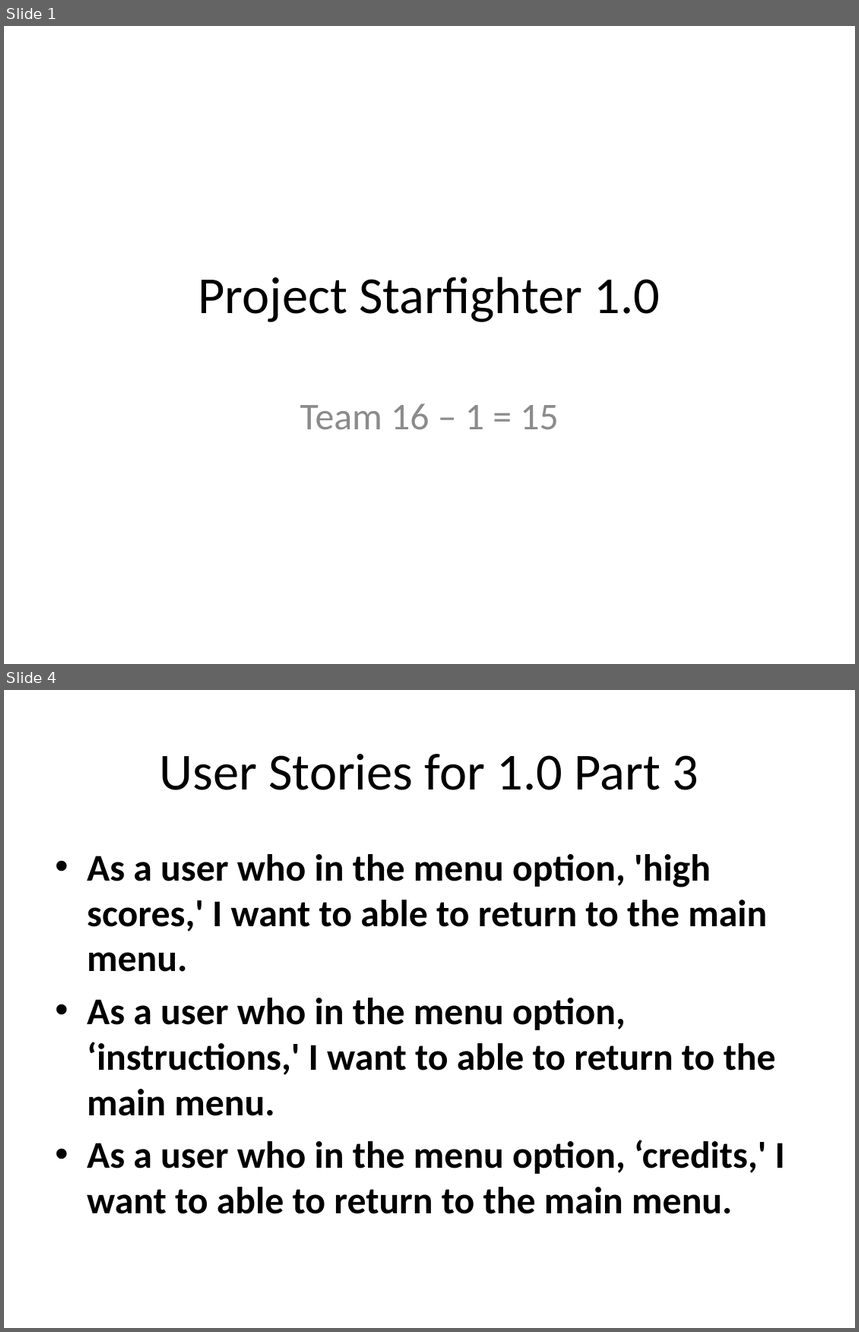
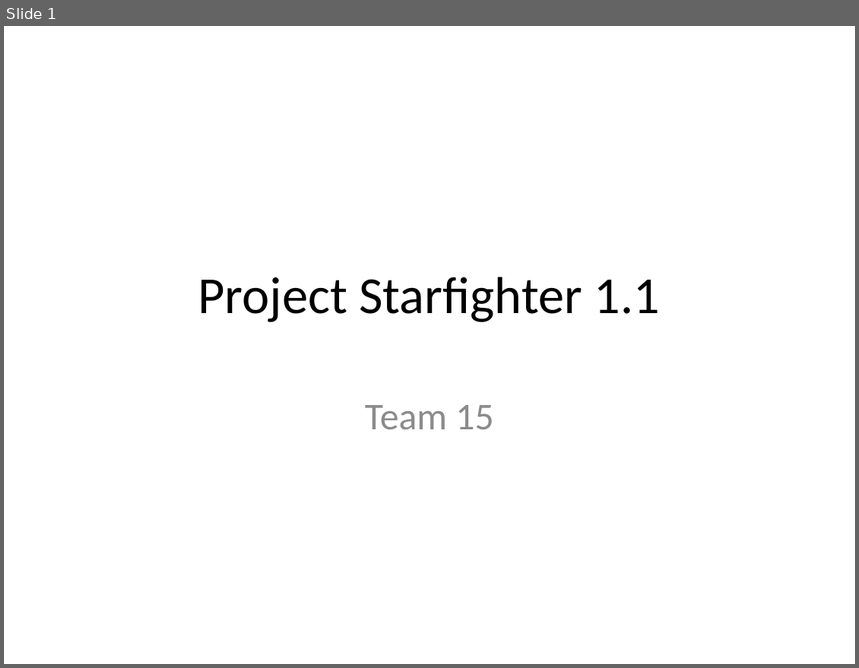
Before and after one commit to csce3513/Team15, a slide deck: Project Starfighter 1.0.pptx. Shown one above the other, each under a label of ours: slides 1 and 4 before the commit, slide 1 after it; the slides between them are not shown. The pictures are 859x1332 and 859x668 pixels, drawn with LibreOffice and Linux fonts; fonts in the diff are those of the drawing; background and template pictures are left out. Boxes give left, top, right and bottom in pixels: in the first picture for what was removed or moved away, otherwise in the second. Text is boxed around its words. In the diff, an @@ line names an element or a change of style, - is before the commit and + after.

```diff
--- a/Project Starfighter 1.0.pptx
+++ b/Project Starfighter 1.0.pptx
@@ slide 4 removed at bbox=[4, 690, 855, 1328], background picture (left out) @@
@@ title removed at bbox=[159, 754, 699, 790] @@
-User Stories for 1.0 Part 3
@@ text removed at bbox=[87, 854, 785, 1214] @@
-• As a user who in the menu option, 'high scores,' I want to able to return to the main menu.
-• As a user who in the menu option, ‘instructions,' I want to able to return to the main menu.
-• As a user who in the menu option, ‘credits,' I want to able to return to the main menu.
@@ slide 1 changed as well @@
@@ title at bbox=[199, 277, 661, 322]: text changed @@
-Project Starfighter 1.0
+Project Starfighter 1.1
@@ subtitle at bbox=[365, 405, 493, 430]: text changed @@
-Team 16 – 1 = 15
+Team 15
```
Also in this commit, not shown: 8 other slides changed, 1 slide added, 15 other slides removed, 40 other files.
